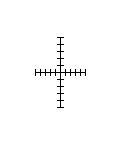
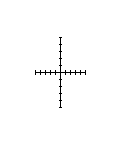
The second (120, 144) image is a revision of the first. Changes to its layers:
painted on "Pasted Layer" over box(35, 37, 86, 108)
hid "Background" over box(35, 37, 86, 108)
